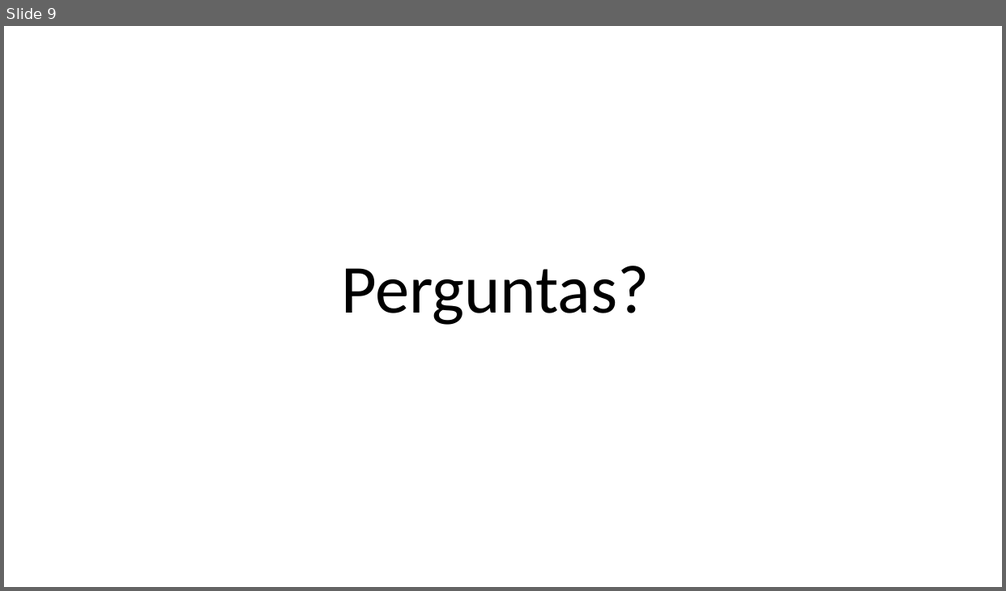
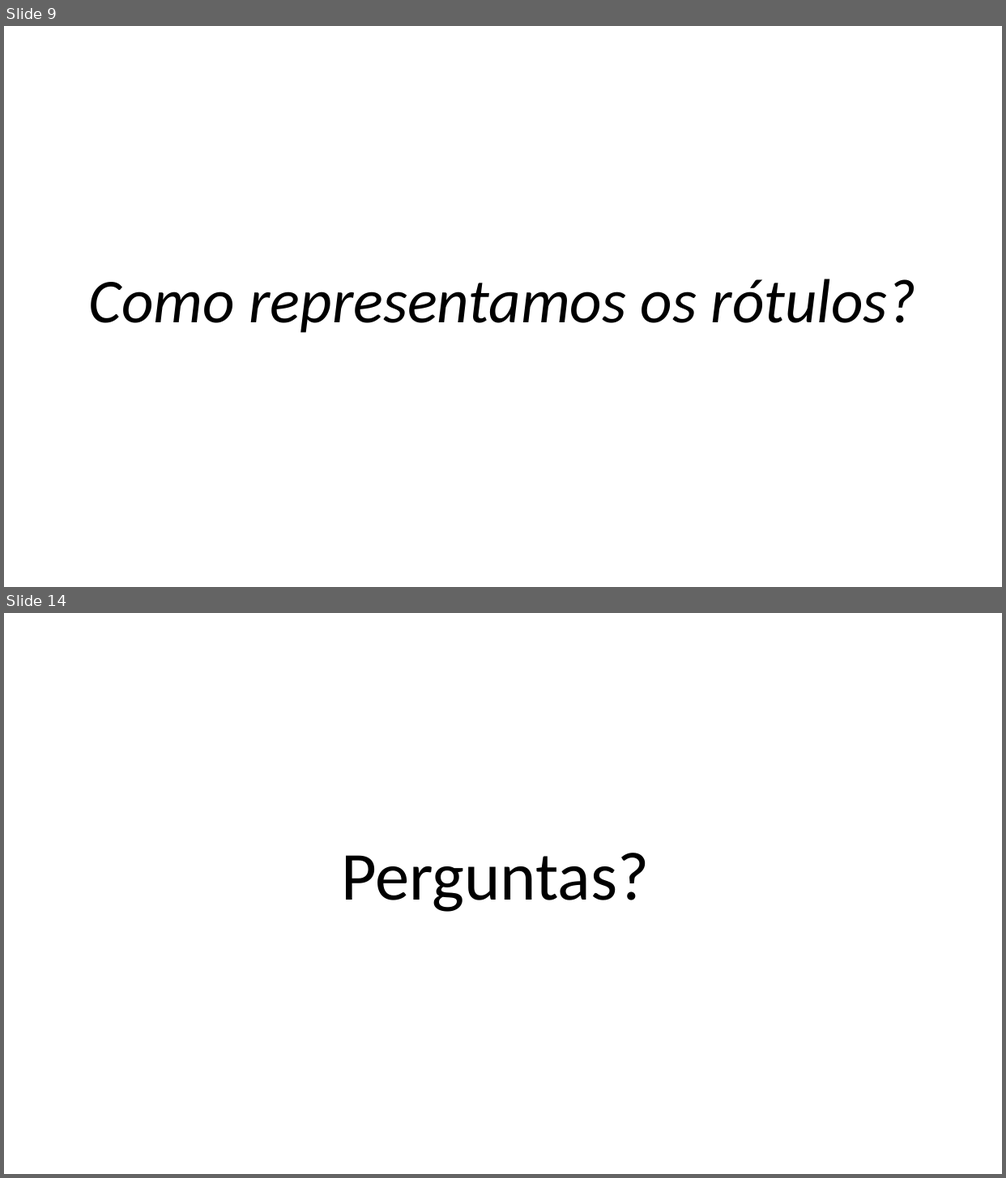
Before and after one commit to zz4fap/c24_inteligencia_artificial, a slide deck: slides/C24_Regressão_logística.pptx. Shown one above the other, each under a label of ours: slide 9 before the commit, slides 9 and 14 after it; the slides between them are not shown. The pictures are 1006x591 and 1006x1178 pixels, drawn with LibreOffice and Linux fonts; fonts in the diff are those of the drawing. Boxes give left, top, right and bottom in pixels: in the first picture for what was removed or moved away, otherwise in the second. Text is boxed around its words. In the diff, an @@ line names an element or a change of style, - is before the commit and + after.

```diff
--- a/slides/C24_Regressão_logística.pptx
+++ b/slides/C24_Regressão_logística.pptx
@@ slide 9 added at (4, 26, 1002, 587), background #FFFFFF @@
@@ text added at (89, 279, 917, 333), 60 pt, text #000000, italic @@
+Como representamos os rótulos?
@@ what was slide 9 is now slide 14 @@
```
Also in this commit, not shown: 1 slide changed, 11 other slides added, 8 slides removed, 2 other files.
